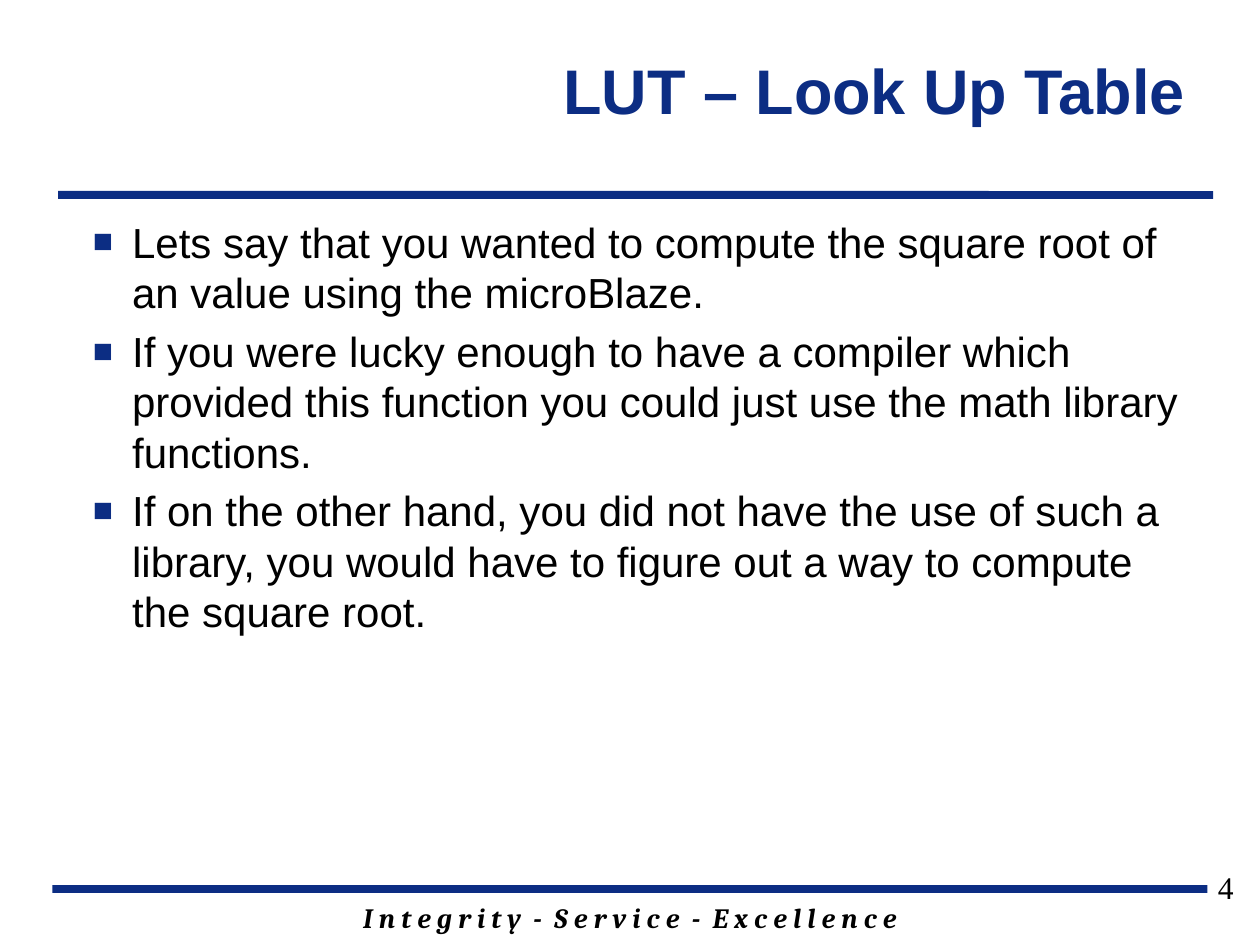
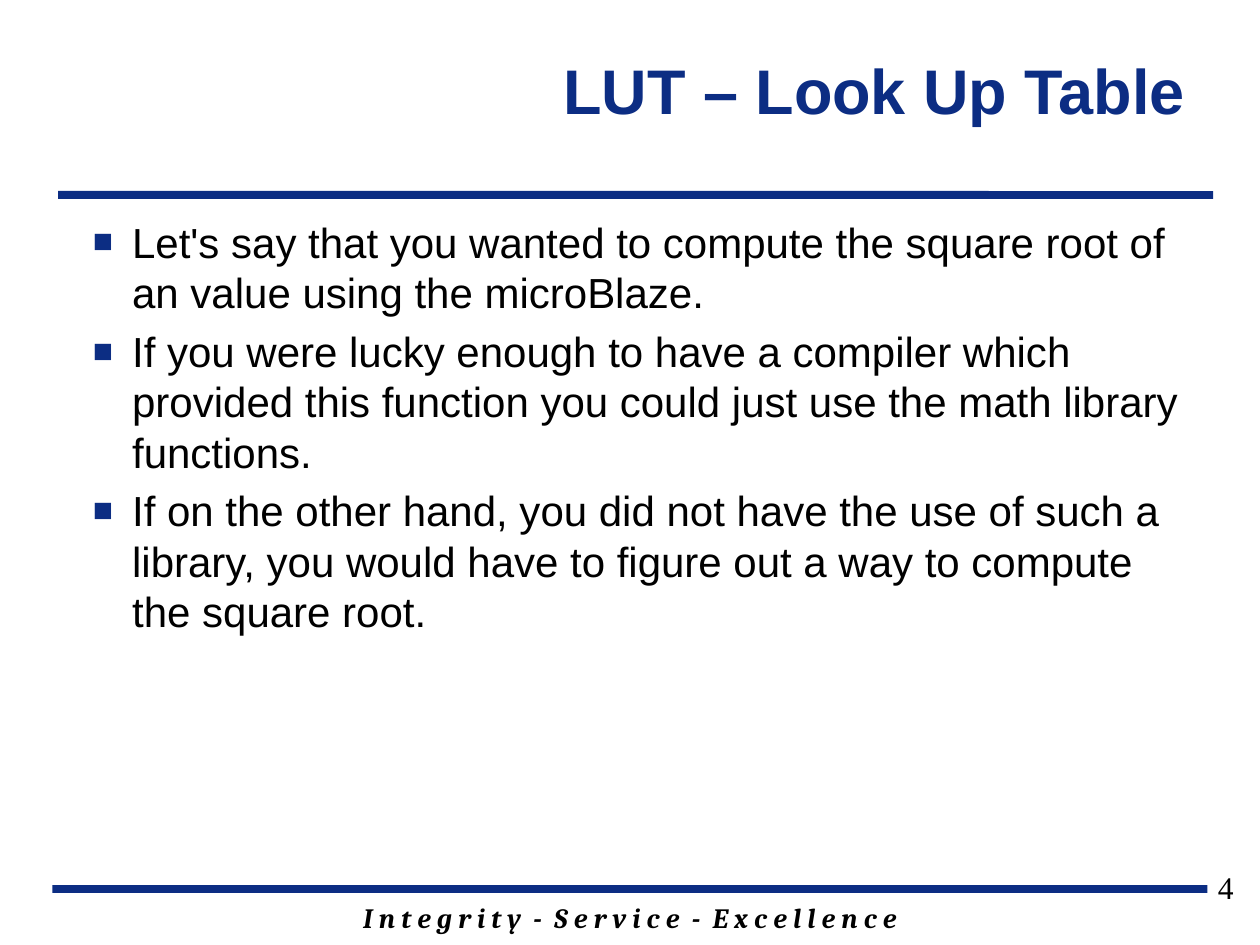
Before and after one commit to jfalkinburg/ECE383_web, a slide deck: slide 4 of lecture/slides/ECE_383_Lec24.pptx. Drawn at 1260x945 pixels with LibreOffice and Linux fonts; fonts in the diff are those of the drawing; background and template pictures are left out. Boxes give left, top, right and bottom in pixels: in the first picture for what was removed or moved away, otherwise in the second. Text is boxed around its words. In the diff, an @@ line names an element or a change of style, - is before the commit and + after.

```diff
--- a/lecture/slides/ECE_383_Lec24.pptx
+++ b/lecture/slides/ECE_383_Lec24.pptx
@@ text at (132, 227, 1165, 317): text changed @@
-■ Lets say that you wanted to compute the square root of an value using the microBlaze.
+■ Let's say that you wanted to compute the square root of an value using the microBlaze.
```
Also in this commit, not shown: 4 other slides changed, 4 other files.
